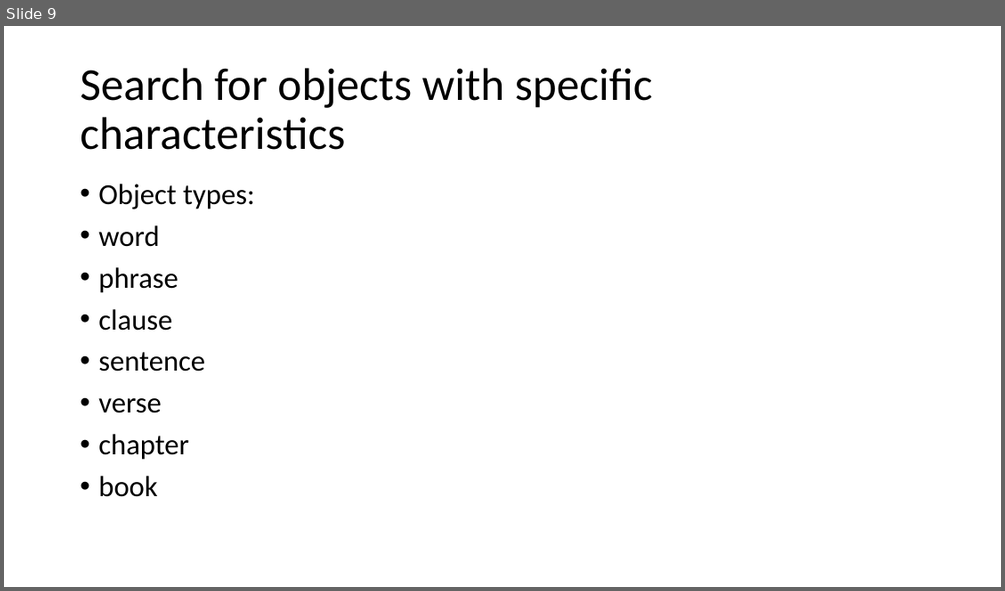
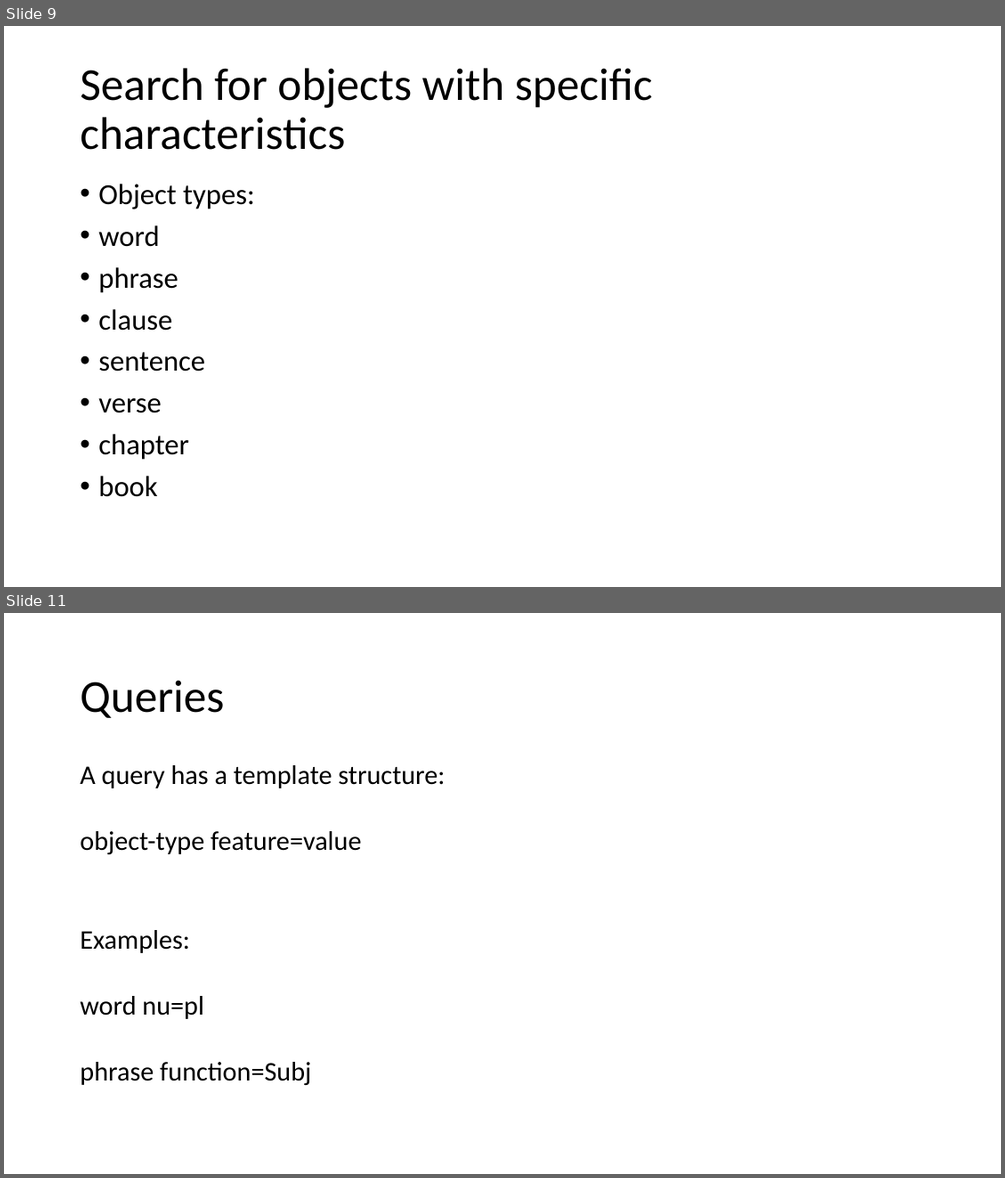
Before and after one commit to MartijnNaaijer/workshop_zurich_text_fabric, a slide deck: presentation_6_march_2026.pptx. Shown one above the other, each under a label of ours: slide 9 before the commit, slides 9 and 11 after it; the slides between them are not shown. The pictures are 1005x591 and 1005x1178 pixels, drawn with LibreOffice and Linux fonts; fonts in the diff are those of the drawing. Boxes give left, top, right and bottom in pixels: in the first picture for what was removed or moved away, otherwise in the second. Text is boxed around its words. In the diff, an @@ line names an element or a change of style, - is before the commit and + after.

```diff
--- a/presentation_6_march_2026.pptx
+++ b/presentation_6_march_2026.pptx
@@ slide 11 added at bbox=[4, 613, 1001, 1174], background #FFFFFF @@
@@ title added at bbox=[80, 680, 224, 718], 44 pt, text #000000 @@
+Queries
@@ text added at bbox=[80, 765, 445, 1085], 25.9 pt, text #000000 @@
+A query has a template structure:
+object-type feature=value
+Examples:
+word nu=pl
+phrase function=Subj
```
Also in this commit, not shown: 3 slides changed, 2 other slides added, 1 slide removed, 2 other files.
